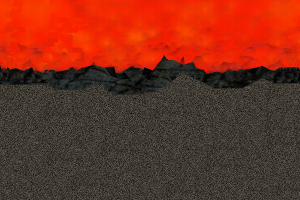
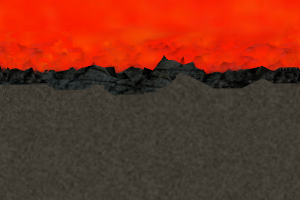
Layered file, before and after one edit (w=300, h=200). Changes by layer:
painted on "Clipboard" over [0, 0, 300, 46]
painted on "New Layer" over [0, 0, 300, 200]
